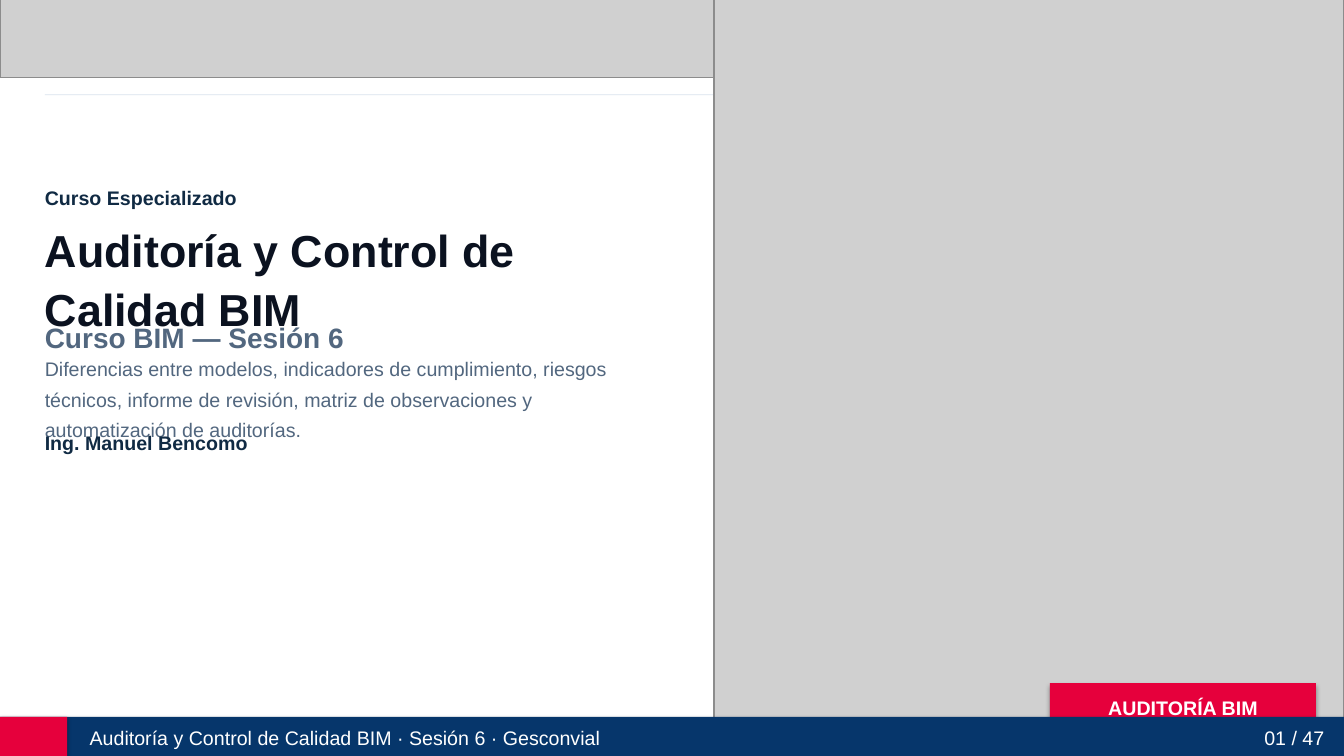
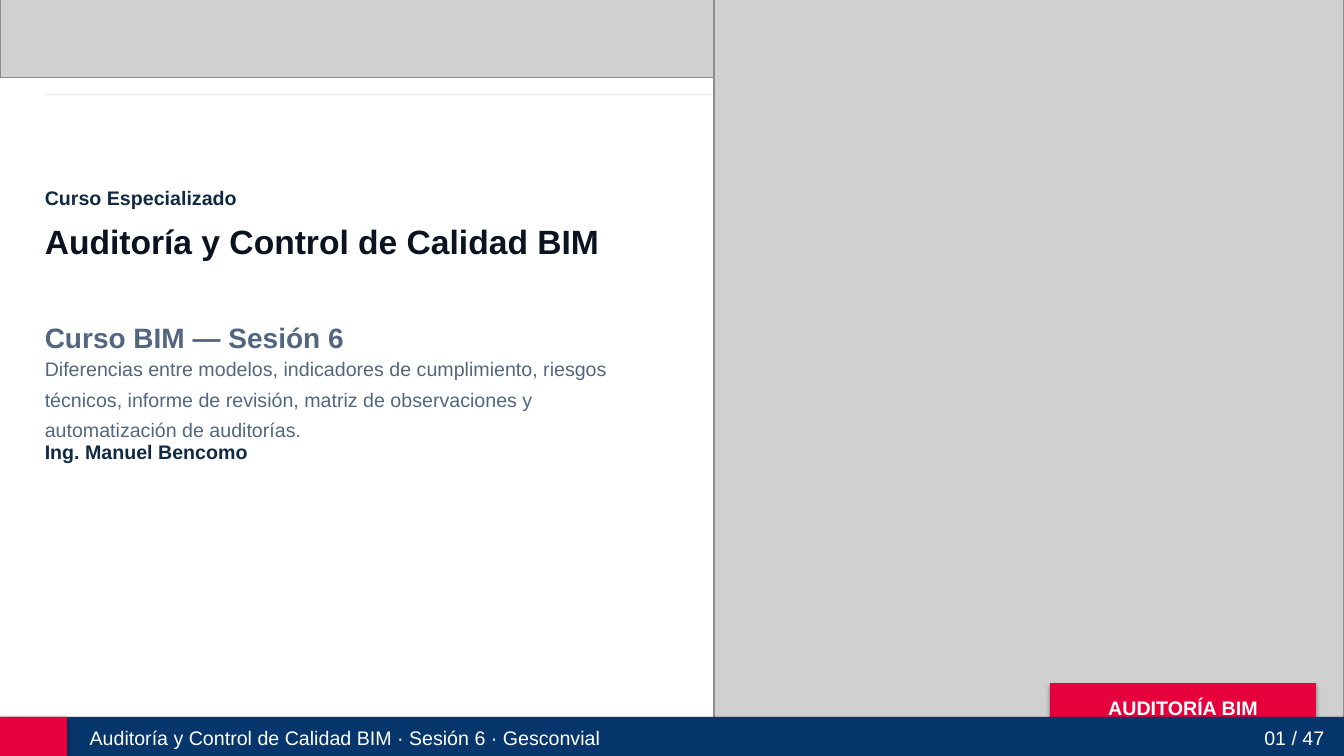
Before and after one commit to manuelzv150-art/auditoria-control-calidad-bim-gesconvial, a slide deck: slide 1 of Auditoria_y_Control_de_Calidad_BIM_Gesconvial_Sesion6.pptx. Drawn at 1344x756 pixels with LibreOffice and Linux fonts; fonts in the diff are those of the drawing; grey boxes stand for pictures. Boxes give left, top, right and bottom in pixels: in the first picture for what was removed or moved away, otherwise in the second. Text is boxed around its words. In the diff, an @@ line names an element or a change of style, - is before the commit and + after.

```diff
--- a/Auditoria_y_Control_de_Calidad_BIM_Gesconvial_Sesion6.pptx
+++ b/Auditoria_y_Control_de_Calidad_BIM_Gesconvial_Sesion6.pptx
@@ text "Auditoría y Control de Calidad ..." at bbox=[45, 229, 599, 261]: size 32 to 24 pt @@
@@ text "Ing. Manuel Bencomo": place and size @@
-text "Ing. Manuel Bencomo" at bbox=[45, 434, 247, 454]
+text "Ing. Manuel Bencomo" at bbox=[45, 444, 247, 463]
```
Also in this commit, not shown: 38 other slides changed, 39 other files.
